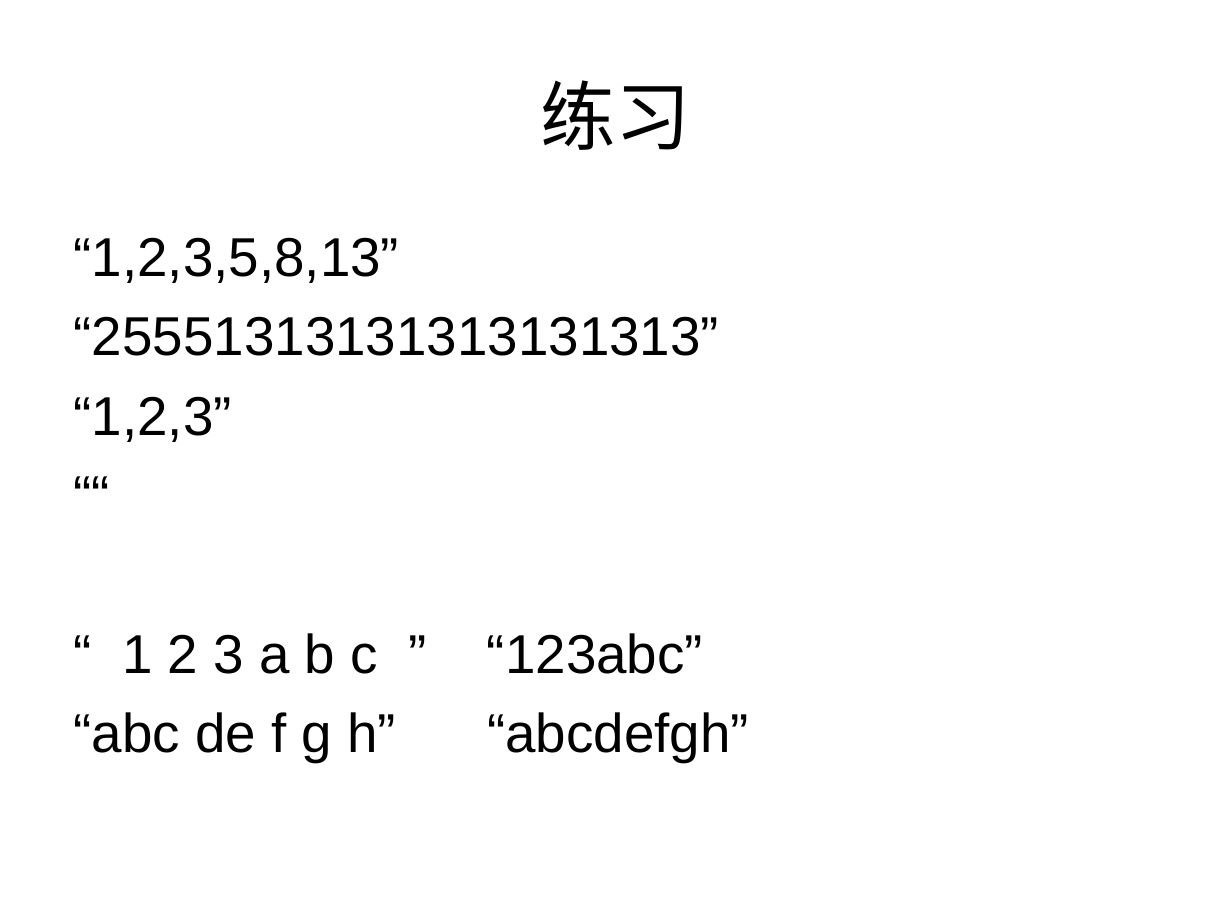
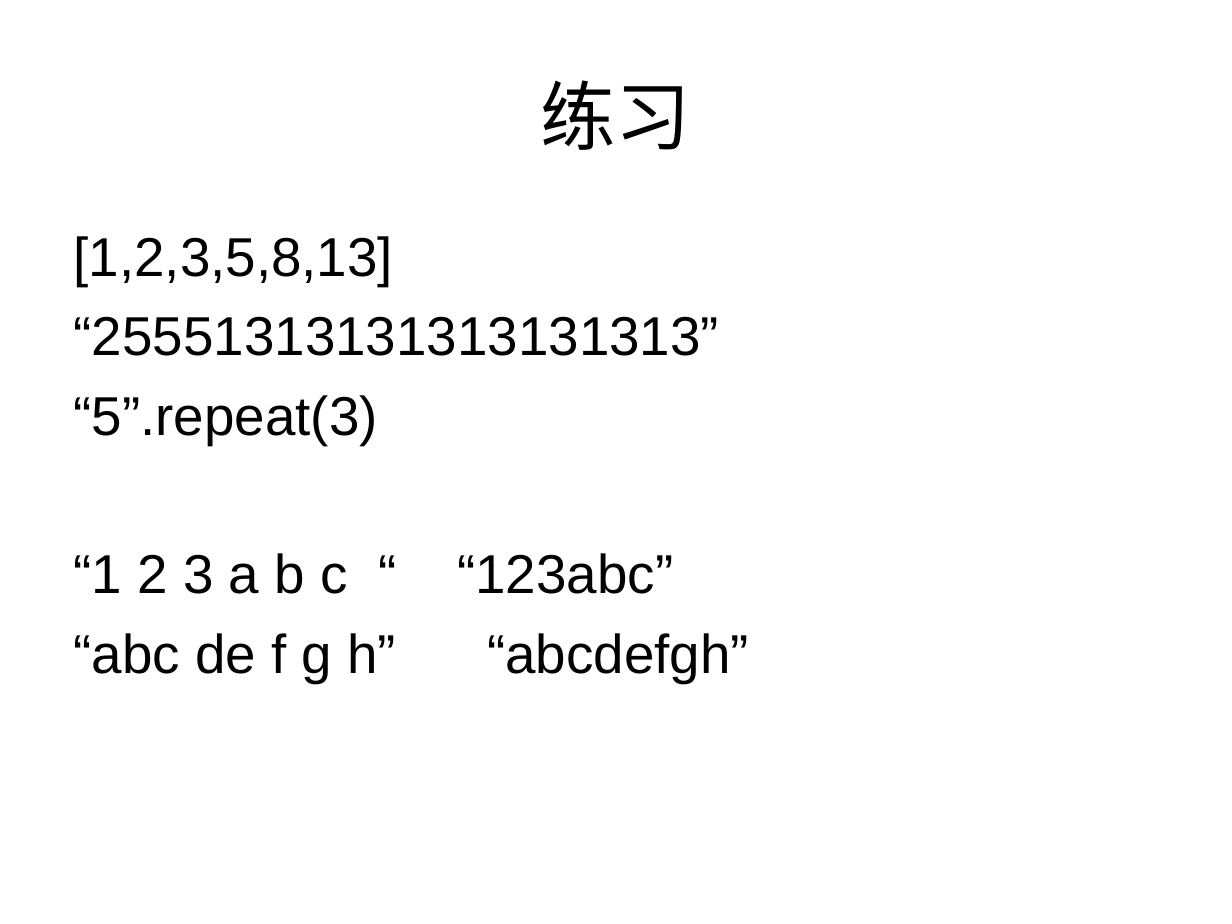
Before and after one commit to cd-vr1class/homework, a slide deck: slide 3 of ppt/7-25string的api.ppt. Drawn at 1232x924 pixels with LibreOffice and Linux fonts; fonts in the diff are those of the drawing. Boxes give left, top, right and bottom in pixels: in the first picture for what was removed or moved away, otherwise in the second. Text is boxed around its words. In the diff, an @@ line names an element or a change of style, - is before the commit and + after.

```diff
--- a/ppt/7-25string的api.ppt
+++ b/ppt/7-25string的api.ppt
@@ text at box(74, 236, 393, 286): text changed @@
-“1,2,3,5,8,13”
+[1,2,3,5,8,13]
@@ text at box(74, 395, 378, 594): text changed @@
-“1,2,3”
-““
-“ 1 2 3 a b c ” “123abc”
+“5”.repeat(3)
+“1 2 3 a b c “ “123abc”
```
Also in this commit, not shown: 1 other slide changed, 20 other files.
